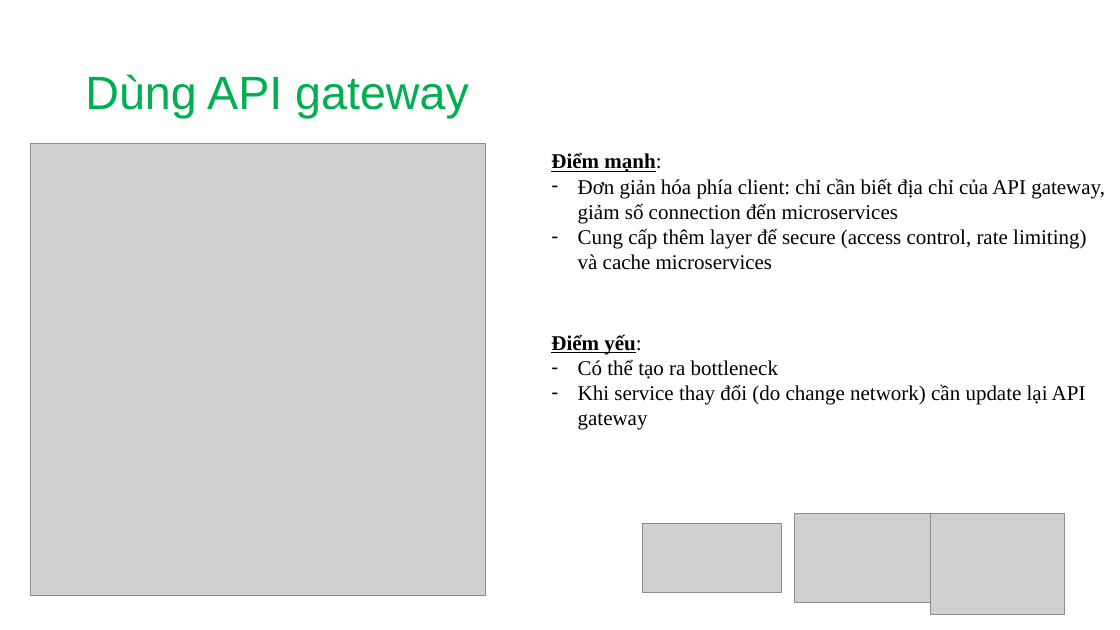
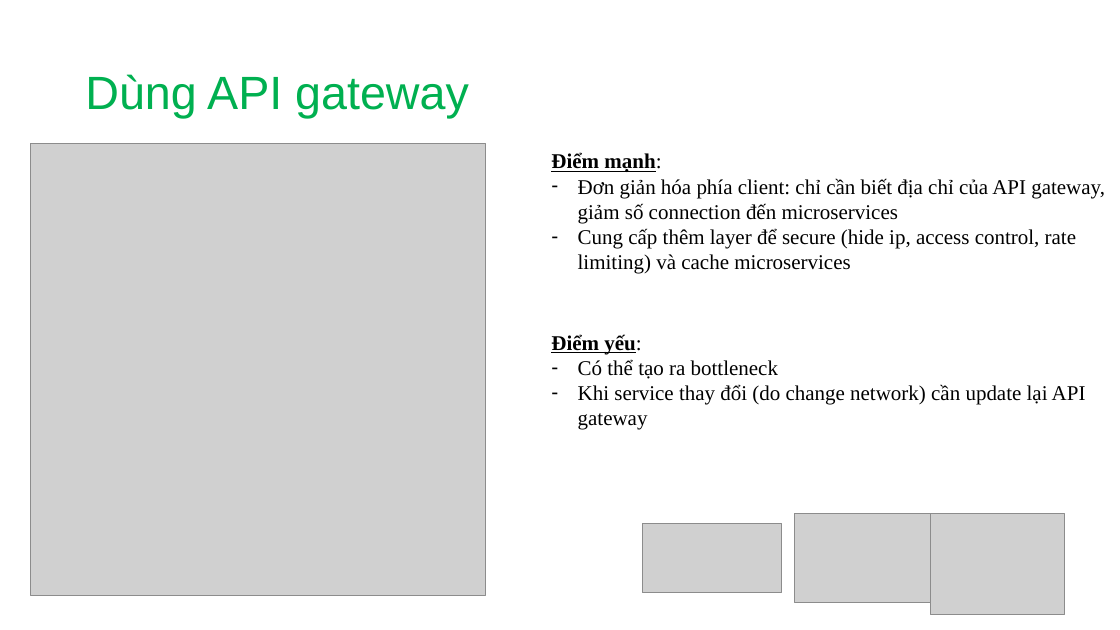
Before and after one commit to tuanndd/microservices-labs, a slide deck: slide 3 of module-2/Building-Microservices-Using-an-API-Gateway.pptx. Drawn at 1120x630 pixels with LibreOffice and Linux fonts; fonts in the diff are those of the drawing; grey boxes stand for pictures. Boxes give left, top, right and bottom in pixels: in the first picture for what was removed or moved away, otherwise in the second. Text is boxed around its words. In the diff, an @@ line names an element or a change of style, - is before the commit and + after.

```diff
--- a/module-2/Building-Microservices-Using-an-API-Gateway.pptx
+++ b/module-2/Building-Microservices-Using-an-API-Gateway.pptx
@@ text at [578, 228, 1076, 274]: text changed @@
-– Cung cấp thêm layer để secure (access control, rate limiting) và cache microservices
+– Cung cấp thêm layer để secure (hide ip, access control, rate limiting) và cache microservices
```
Also in this commit, not shown: 1 other slide changed, 7 other files.
